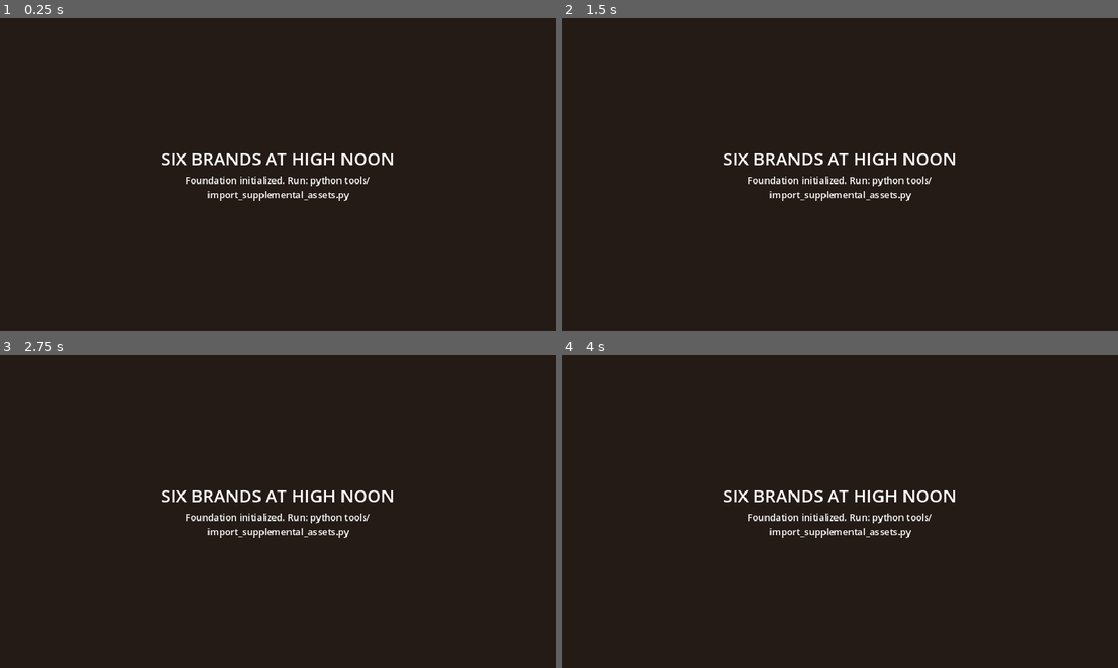
Above: before the commit, frames 1-4 (two rows, left to right).
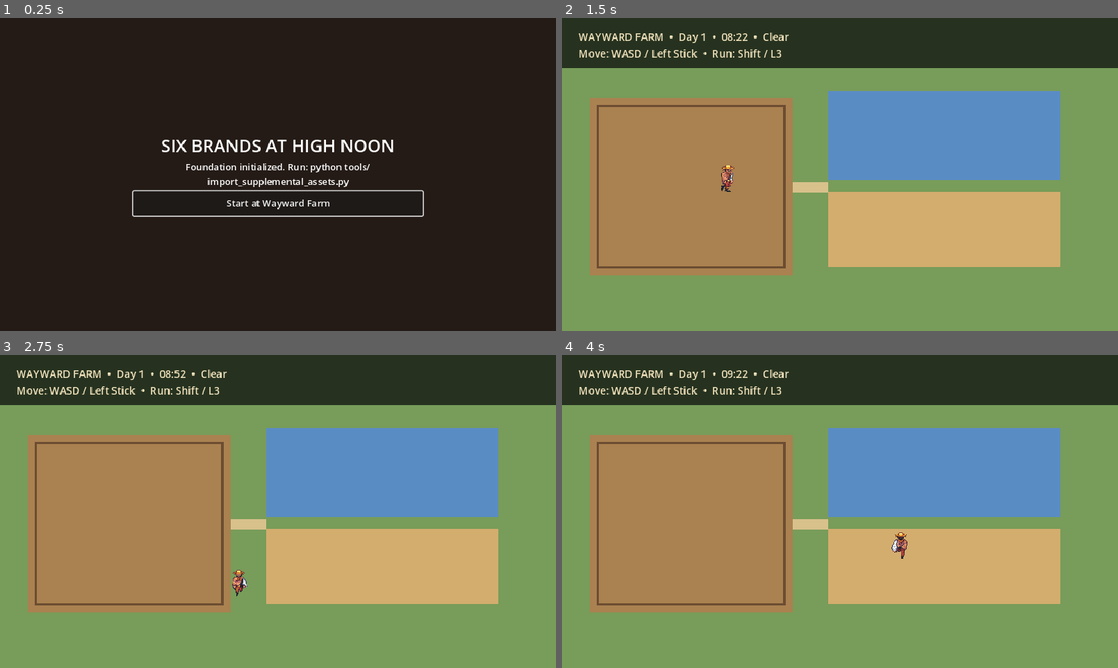
Above: after the commit, the same moments.

Repository: DocDamage/mahjongRPG
Game: Godot game, scene res://src/bootstrap/bootstrap.tscn
Two runs of this game, one before a commit and one after it. Both use one fixed random seed, a clock stepped at 60 frames per second and the inputs below.
Inputs (mouse positions are in pixels of both pictures, inside the frame that each line leads up to):
- Up to frame 1 (0.25 s): no input
- Up to frame 2 (1.5 s): click (840, 202) at 0.5 s, where only the run after the commit has a clickable "Start at Wayward Farm"; tap Enter at 1.25 s; move the mouse to (962, 158) at 1.27 s; hold D (move_right) from 1.28 s (still down); hold Shift (run, bound only after the commit) from 1.28 s (still down); tap E (interact) at 1.35 s; click (962, 158) at 1.42 s
- Up to frame 3 (2.75 s): tap Space at 1.52, 2.27 s; move the mouse to (166, 527) at 2.02 s; release D (move_right) at 2.03 s; release Shift (run, bound only after the commit) at 2.03 s; hold S (move_down) from 2.03 s (still down); tap Shift (run, bound only after the commit) at 2.1 s; tap E (interact) at 2.3 s
- Up to frame 4 (4 s): move the mouse to (895, 442) at 2.77 s; release S (move_down) at 2.78 s; hold D (move_right) 2.78-3.53 s; hold Shift (run, bound only after the commit) 2.78-3.53 s; tap E (interact) at 2.85, 3.8 s; move the mouse to (812, 574) at 3.52 s; hold W (move_up) from 3.53 s (still down); tap Shift (run, bound only after the commit) at 3.6 s; click (812, 574) at 3.67 s; tap Space at 3.77 s

The runs differ from the first frame. In frame 1, 3.3% of the frame differs, in the area x 23-77%, y 38-64%; in frame 2, 85%; in frame 3, 85%; in frame 4, 85%, in the area x 0-100%, y 4-100%.

Commit message:
Add playable Wayward Farm movement foundation

Diff:
--- a/src/bootstrap/bootstrap.gd
+++ b/src/bootstrap/bootstrap.gd
@@ -1,6 +1,7 @@
 extends Control
 
 const IMPORT_MARKER := "res://assets/source/supplemental/.import_complete.json"
+const WAYWARD_FARM_SCENE := "res://src/world/wayward_farm.tscn"
 
 func _ready() -> void:
     _build_foundation_status()
@@ -30,7 +31,19 @@
     status.text = _status_text()
     panel.add_child(status)
 
+    var start_button := Button.new()
+    start_button.text = "Start at Wayward Farm"
+    start_button.custom_minimum_size = Vector2(240, 42)
+    start_button.pressed.connect(_start_game)
+    panel.add_child(start_button)
+    start_button.grab_focus()
+
 func _status_text() -> String:
     if FileAccess.file_exists(IMPORT_MARKER):
         return "Foundation initialized. Supplemental assets verified and imported."
     return "Foundation initialized. Run: python tools/import_supplemental_assets.py"
+
+
+func _start_game() -> void:
+    GameSession.start_new_game(0x5EED)
+    SceneRouter.change_scene(WAYWARD_FARM_SCENE)
--- a/src/core/game_session.gd
+++ b/src/core/game_session.gd
@@ -8,12 +8,24 @@
 const SAVE_SCHEMA_VERSION := 1
 const MATCH_TIME_COST_MINUTES := 90
 const MINUTES_PER_DAY := 24 * 60
+const REAL_SECONDS_PER_DAY := 60.0
 
 var seed: int = 0
 var day: int = 1
 var minute_of_day: int = 8 * 60
 var weather_id: StringName = &"clear"
 var _pause_reasons: Dictionary = {}
+var _time_accumulator := 0.0
+
+
+func _process(delta: float) -> void:
+	if is_paused():
+		return
+	_time_accumulator += delta * MINUTES_PER_DAY / REAL_SECONDS_PER_DAY
+	var whole_minutes := int(_time_accumulator)
+	if whole_minutes > 0:
+		_time_accumulator -= whole_minutes
+		advance_minutes(whole_minutes)
 
 
 func start_new_game(new_seed: int) -> void:
@@ -22,6 +34,7 @@
 	minute_of_day = 8 * 60
 	weather_id = &"clear"
 	_pause_reasons.clear()
+	_time_accumulator = 0.0
 	session_started.emit(seed)
 	time_advanced.emit(day, minute_of_day)
 	weather_changed.emit(weather_id)
@@ -99,6 +112,7 @@
 	minute_of_day = next_minute
 	weather_id = StringName(snapshot_data.get("weather_id", "clear"))
 	_pause_reasons.clear()
+	_time_accumulator = 0.0
 	time_advanced.emit(day, minute_of_day)
 	weather_changed.emit(weather_id)
 	return OK
--- a/src/input/input_service.gd
+++ b/src/input/input_service.gd
@@ -8,6 +8,7 @@
 	&"move_left": [KEY_A, KEY_LEFT],
 	&"move_right": [KEY_D, KEY_RIGHT],
 	&"interact": [KEY_E, KEY_SPACE],
+	&"run": [KEY_SHIFT],
 	&"pause": [KEY_ESCAPE],
 }
 
@@ -53,6 +54,7 @@
 	_add_axis(&"move_up", JOY_AXIS_LEFT_Y, -1.0)
 	_add_axis(&"move_down", JOY_AXIS_LEFT_Y, 1.0)
 	_add_button(&"interact", JOY_BUTTON_A)
+	_add_button(&"run", JOY_BUTTON_LEFT_STICK)
 	_add_button(&"pause", JOY_BUTTON_START)
 
 
--- a/src/player/player.gd
+++ b/src/player/player.gd
@@ -15,6 +15,7 @@
 }
 
 @export var running := false
+@export var movement_bounds := Rect2()
 @onready var sprite: AnimatedSprite2D = $AnimatedSprite2D
 @onready var interaction_area: Area2D = $InteractionArea
 
@@ -40,10 +41,13 @@
 
 
 func move_in_direction(direction: Vector2, _delta: float) -> void:
+	running = Input.is_action_pressed(&"run")
 	velocity = velocity_from_direction(direction)
 	if not velocity.is_zero_approx():
 		_update_facing(velocity.normalized())
 	move_and_slide()
+	if movement_bounds.has_area():
+		global_position = global_position.clamp(movement_bounds.position, movement_bounds.end)
 	_set_animation(not velocity.is_zero_approx())
 
 
--- /dev/null
+++ b/src/world/wayward_farm.gd
@@ -0,0 +1,26 @@
+extends Node2D
+
+@onready var status_label: Label = $HUD/Status
+
+
+func _ready() -> void:
+	queue_redraw()
+	GameSession.time_advanced.connect(_update_status)
+	GameSession.weather_changed.connect(_update_status)
+	_update_status(GameSession.day, GameSession.minute_of_day)
+
+
+func _draw() -> void:
+	draw_rect(Rect2(0, 0, 960, 540), Color("789c59"))
+	draw_rect(Rect2(0, 0, 960, 86), Color("26321f"))
+	draw_rect(Rect2(48, 138, 350, 306), Color("aa8150"))
+	draw_rect(Rect2(62, 152, 322, 278), Color("6c4d32"), false, 4.0)
+	draw_rect(Rect2(460, 126, 400, 154), Color("5a8cc4"))
+	draw_rect(Rect2(460, 300, 400, 130), Color("d3ad6e"))
+	draw_line(Vector2(398, 292), Vector2(460, 292), Color("d8c18b"), 18.0)
+
+
+func _update_status(_day: int, _minute_of_day: int) -> void:
+	var hour := GameSession.minute_of_day / 60
+	var minute := GameSession.minute_of_day % 60
+	status_label.text = "WAYWARD FARM  •  Day %d  •  %02d:%02d  •  %s\nMove: WASD / Left Stick  •  Run: Shift / L3" % [GameSession.day, hour, minute, GameSession.weather_id.capitalize()]
--- /dev/null
+++ b/src/world/wayward_farm.tscn
@@ -0,0 +1,21 @@
+[gd_scene load_steps=3 format=3]
+
+[ext_resource type="Script" path="res://src/world/wayward_farm.gd" id="1_world"]
+[ext_resource type="PackedScene" path="res://src/player/player.tscn" id="2_player"]
+
+[node name="WaywardFarm" type="Node2D"]
+script = ExtResource("1_world")
+
+[node name="Doc" parent="." instance=ExtResource("2_player")]
+position = Vector2(240, 300)
+movement_bounds = Rect2(60, 150, 840, 270)
+
+[node name="HUD" type="CanvasLayer" parent="."]
+
+[node name="Status" type="Label" parent="HUD"]
+offset_left = 28.0
+offset_top = 20.0
+offset_right = 900.0
+offset_bottom = 70.0
+theme_override_colors/font_color = Color(0.95, 0.89, 0.74, 1)
+theme_override_font_sizes/font_size = 18
--- a/tests/unit/test_input_service.gd
+++ b/tests/unit/test_input_service.gd
@@ -7,7 +7,7 @@
 	var failures: Array[String] = []
 	var service = InputServiceScript.new()
 	service.install_default_actions()
-	for action in [&"move_up", &"move_down", &"move_left", &"move_right", &"interact", &"pause"]:
+	for action in [&"move_up", &"move_down", &"move_left", &"move_right", &"interact", &"run", &"pause"]:
 		if not InputMap.has_action(action) or InputMap.action_get_events(action).is_empty():
 			failures.append("missing input action: %s" % action)
 	service.free()
